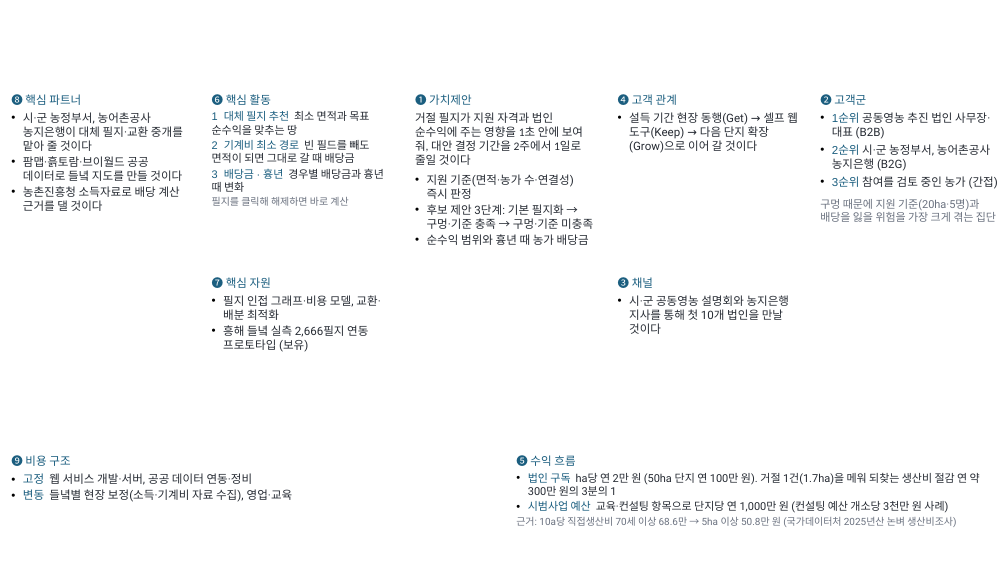
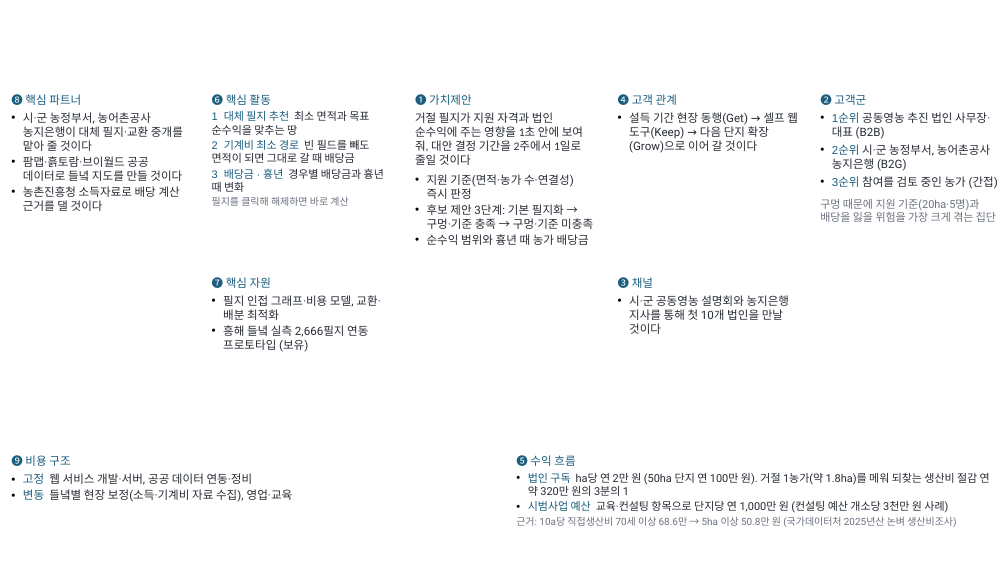
Before and after one commit to yean1234/Cooperative-farming-system, a slide deck: slide 2 of docs/공동영농_최종발표.pptx. Drawn at 1008x567 pixels with LibreOffice and Linux fonts; fonts in the diff are those of the drawing; background and template pictures are left out. Boxes give left, top, right and bottom in pixels: in the first picture for what was removed or moved away, otherwise in the second. Text is boxed around its words. In the diff, an @@ line names an element or a change of style, - is before the commit and + after.

```diff
--- a/docs/공동영농_최종발표.pptx
+++ b/docs/공동영농_최종발표.pptx
@@ text at [528,473,990,496]: text changed @@
-• 법인 구독 ha당 연 2만 원 (50ha 단지 연 100만 원). 거절 1건(1.7ha)을 메워 되찾는 생산비 절감 연 약 300만 원의 3분의 1
+• 법인 구독 ha당 연 2만 원 (50ha 단지 연 100만 원). 거절 1농가(약 1.8ha)를 메워 되찾는 생산비 절감 연 약 320만 원의 3분의 1
```
Also in this commit, not shown: 1 other slide changed, 2 other files.
